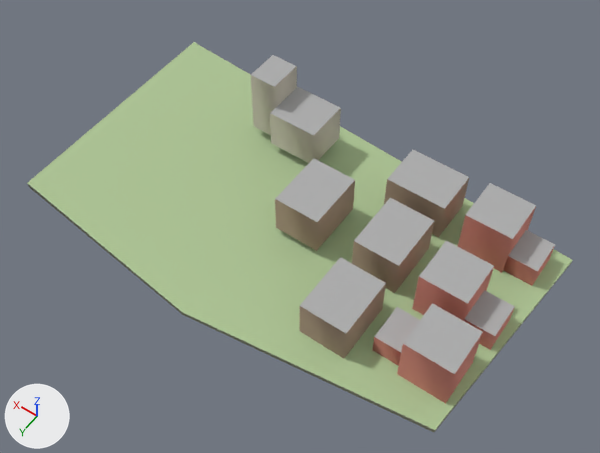
The glTF model godot_project/remake/sky/islands/SKY-017.lod2.glb, before and after one commit.
Both versions are drawn from a 50 mm lens placed at (-108.7, 141.6, 215.7), pointed at (-8.6, 1.4, -4.5). The axes (+X, +Y, +Z) are drawn at lower left. The lights are the same throughout. The older version comes first.

The scene before the commit, as lines of its bpy script (objects in view):
```python
me_buildings = bpy.data.meshes.new('buildings')
me_buildings.from_pydata(...)  # 96 vertices, 120 faces; spans x -83.1..27.5, y -33.6..36.8, z -0.4..27.9
me_buildings.materials.append(mat_sky_lod_bldg)
me_deck = bpy.data.meshes.new('deck')
me_deck.from_pydata(...)  # 6 vertices, 5 faces; spans x -89.0..78.0, y -47.0..52.0, z 0.0
me_deck.materials.append(mat_sky_deck)
me_rock = bpy.data.meshes.new('rock')
me_rock.from_pydata(...)  # 21 vertices, 35 faces; spans x -89.0..78.0, y -47.0..52.0, z -38.0..0.0
me_rock.materials.append(mat_sky_rock)
ob_buildings = bpy.data.objects.new('buildings', me_buildings)
ob_buildings.location = (0.0, 0.0, 0.0)
ob_deck = bpy.data.objects.new('deck', me_deck)
ob_deck.location = (0.0, 0.0, 0.0)
ob_rock = bpy.data.objects.new('rock', me_rock)
ob_rock.location = (0.0, 0.0, 0.0)
```
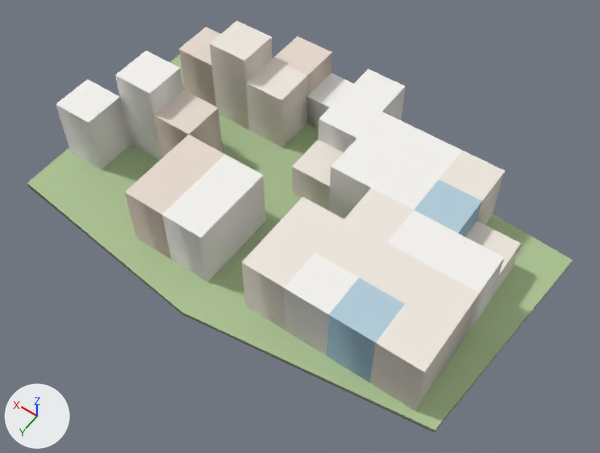
Location of each change, [x1, y1, x2, y2] in pixels of the pictures (600 x 453 px):
```json
{"object": "warren_hull", "change": "added", "after": [56, 21, 521, 411]}
{"object": "buildings", "change": "deleted", "before": [251, 55, 555, 404]}
```

Edits to the scene script, one JSON object a line:
```json
{"op": "add", "block": "me_warren_hull", "code": ["me_warren_hull = bpy.data.meshes.new('warren_hull')", "me_warren_hull.from_pydata(...)  # 124 vertices, 230 faces; spans x -75.0..75.0, y -51.0..39.0, z 0.0..32.0", "me_warren_hull.materials.append(mat_sky_lod_bldg)"]}
{"op": "remove", "block": "ob_buildings", "code": ["ob_buildings = bpy.data.objects.new('buildings', me_buildings)", "ob_buildings.location = (0.0, 0.0, 0.0)"]}
{"op": "add", "block": "ob_warren_hull", "code": ["ob_warren_hull = bpy.data.objects.new('warren_hull', me_warren_hull)", "ob_warren_hull.location = (0.0, 0.0, 0.0)"]}
```
